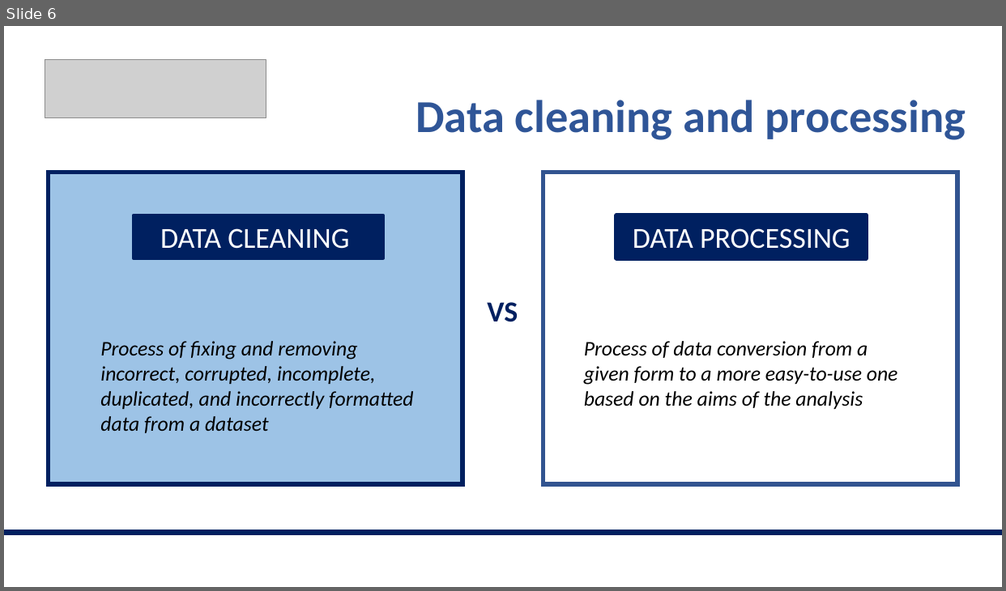
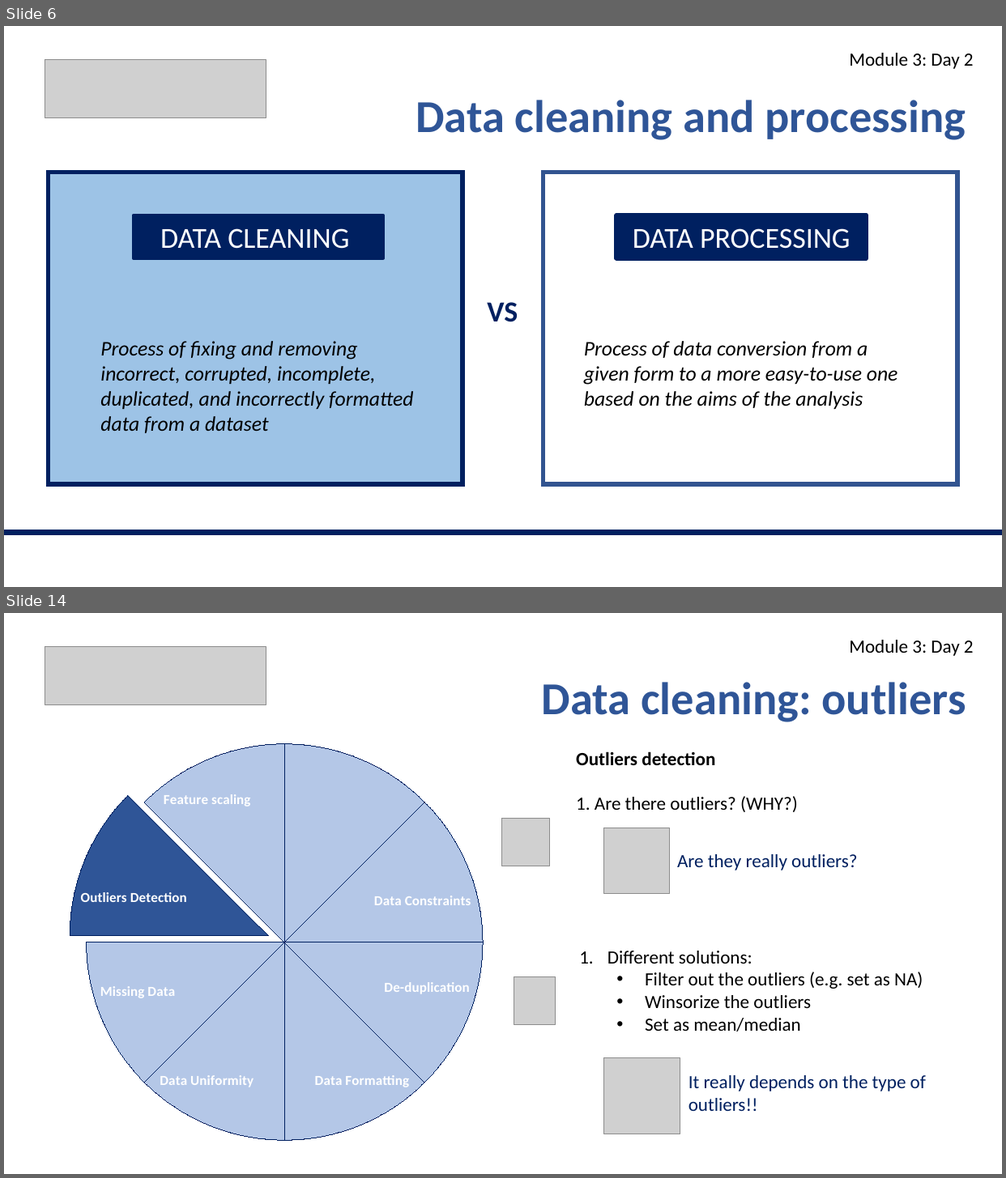
Before and after one commit to valegiunchiglia/2022-Module3-ImperialCollege, a slide deck: Day2/Day2.pptx. Shown one above the other, each under a label of ours: slide 6 before the commit, slides 6 and 14 after it; the slides between them are not shown. The pictures are 1006x591 and 1006x1178 pixels, drawn with LibreOffice and Linux fonts; fonts in the diff are those of the drawing; grey boxes stand for pictures. Boxes give left, top, right and bottom in pixels: in the first picture for what was removed or moved away, otherwise in the second. Text is boxed around its words. In the diff, an @@ line names an element or a change of style, - is before the commit and + after.

```diff
--- a/Day2/Day2.pptx
+++ b/Day2/Day2.pptx
@@ slide 14 added at (4,613,1002,1174), background #FFFFFF @@
@@ picture added at (45,647,266,705) @@
@@ text added at (849,640,974,656), 18 pt, text #000000 @@
+Module 3: Day 2
@@ text added at (542,682,965,722), 44 pt, text #2F5597, bold @@
+Data cleaning: outliers
@@ pie chart added at (4,693,637,1174) @@
+categories: Irrelevant data and data structure, Data Constraints, De-duplication, Data Formatting, Data Uniformity, Missing Data, Outliers Detection, Feature scaling
+Series 1: 12, 12, 12, 12, 12, 12, 12, 12, -
@@ text added at (576,752,798,812), 18 pt, text #000000 @@
+Outliers detection
+1. Are there outliers? (WHY?)
@@ picture added at (502,818,550,866) @@
@@ picture added at (604,828,671,894) @@
@@ text added at (677,854,857,871), 18 pt, text #002060 @@
+Are they really outliers?
@@ text added at (607,951,923,1032), 18 pt, text #000000 @@
+  1. Different solutions:
+    • Filter out the outliers (e.g. set as NA)
+    • Winsorize the outliers
+    • Set as mean/median
@@ picture added at (513,977,556,1024) @@
@@ picture added at (604,1059,681,1135) @@
@@ text added at (688,1076,926,1111), 18 pt, text #002060 @@
+It really depends on the type of outliers!!
@@ slide 6 changed as well @@
@@ text added at (849,53,974,69), 18 pt, text #000000 @@
+Module 3: Day 2
```
Also in this commit, not shown: 6 other slides changed, 8 other slides added, 2 other files.
